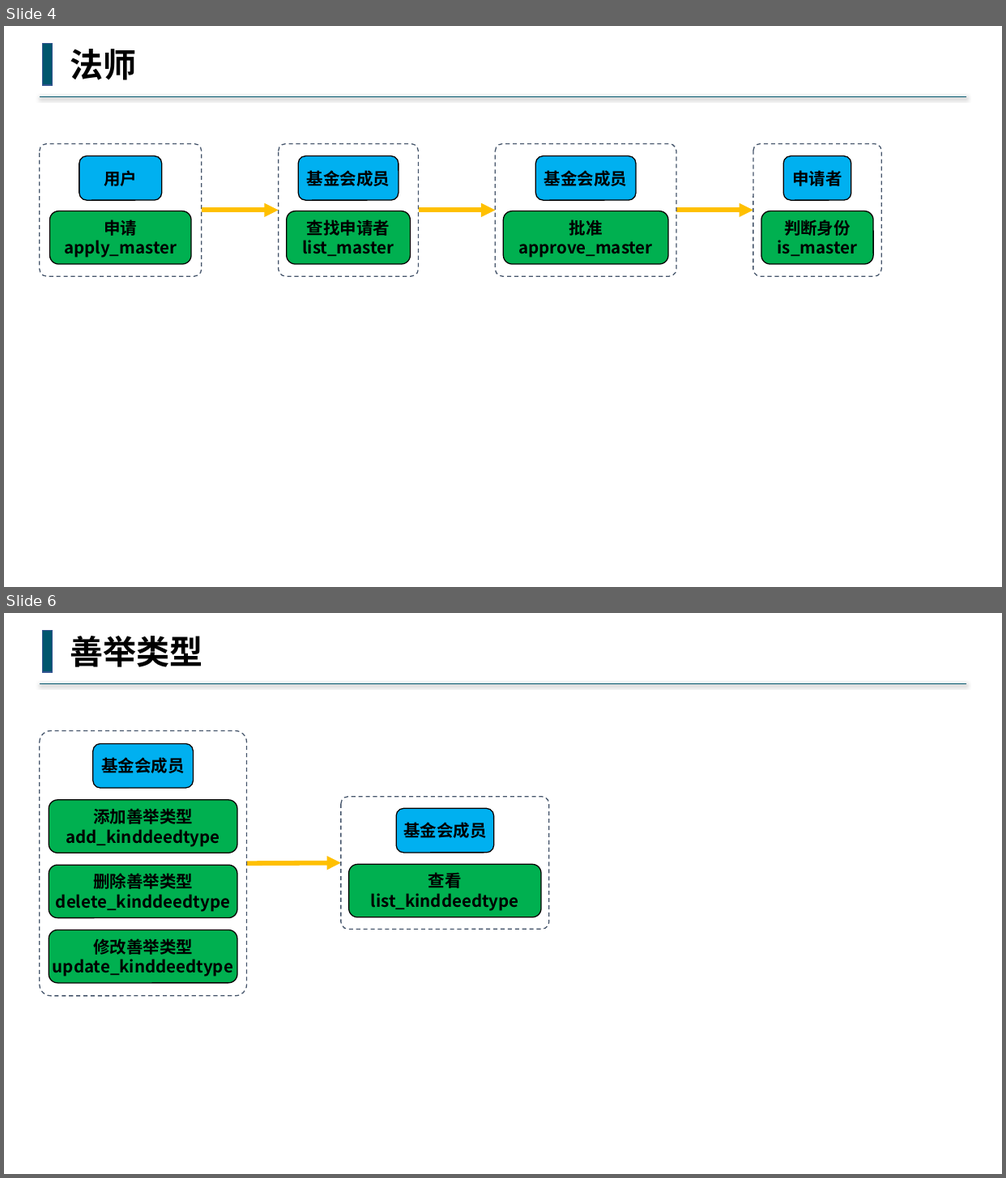
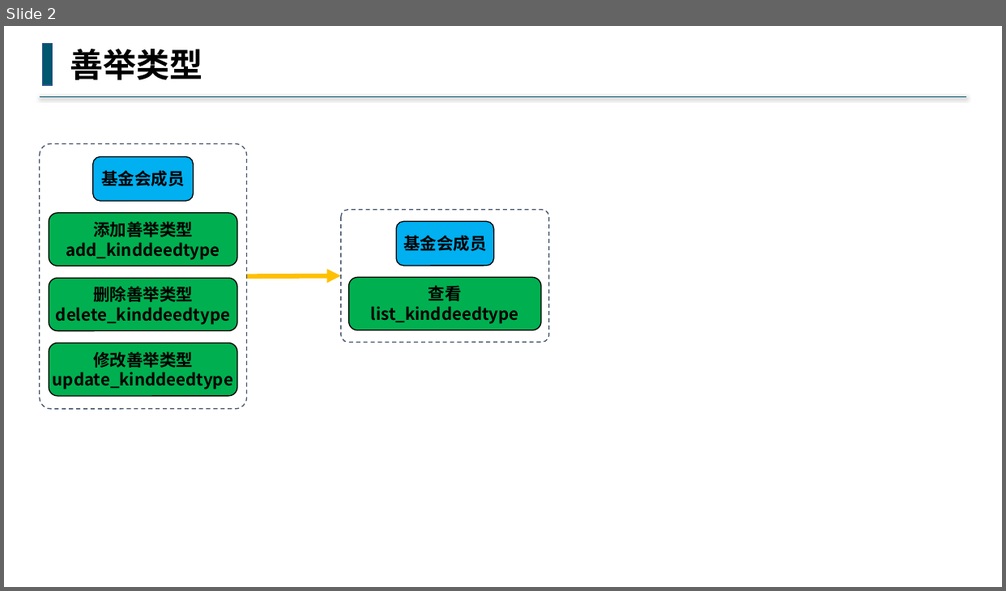
Before and after one commit to buddhachain/buddhaContract, a slide deck: doc/08.善举.pptx. Shown one above the other, each under a label of ours: slides 4 and 6 before the commit, slide 2 after it; the slides between them are not shown. The pictures are 1006x1178 and 1006x591 pixels, drawn with LibreOffice and Linux fonts; fonts in the diff are those of the drawing. Boxes give left, top, right and bottom in pixels: in the first picture for what was removed or moved away, otherwise in the second. Text is boxed around its words. In the diff, an @@ line names an element or a change of style, - is before the commit and + after.

Commit message:
整理基金会合约，角色合约，善举合约，祭奠堂等

```diff
--- a/doc/08.善举.pptx
+++ b/doc/08.善举.pptx
@@ slide 4 removed at (4,26,1002,587), background #FFFFFF @@
@@ rectangle removed at (43,43,53,85) @@
@@ text removed at (70,49,136,80) @@
-法师
@@ line removed from (967, 97) to (39, 97) @@
@@ rounded rectangle removed at (39,143,202,276) @@
@@ rounded rectangle removed at (279,143,419,276) @@
@@ rounded rectangle removed at (495,143,676,276) @@
@@ rounded rectangle removed at (753,143,881,276) @@
@@ rounded rectangle removed at (79,156,162,200) @@
-用户
@@ rounded rectangle removed at (298,156,398,200) @@
-基金会成员
@@ rounded rectangle removed at (535,156,636,200) @@
-基金会成员
@@ rounded rectangle removed at (783,156,851,200) @@
-申请者
@@ rounded rectangle removed at (49,211,191,264) @@
-申请
-apply_master
@@ arrow removed from (202, 210) to (279, 210) @@
@@ rounded rectangle removed at (286,211,410,264) @@
-查找申请者
-list_master
@@ arrow removed from (419, 210) to (495, 210) @@
@@ rounded rectangle removed at (503,211,668,264) @@
-批准
-approve_master
@@ arrow removed from (676, 210) to (753, 210) @@
@@ rounded rectangle removed at (761,211,874,264) @@
-判断身份
-is_master
@@ what was slide 6 is now slide 2 @@
```
Also in this commit, not shown: 1 slide changed, 3 other slides removed, 3 other files.
